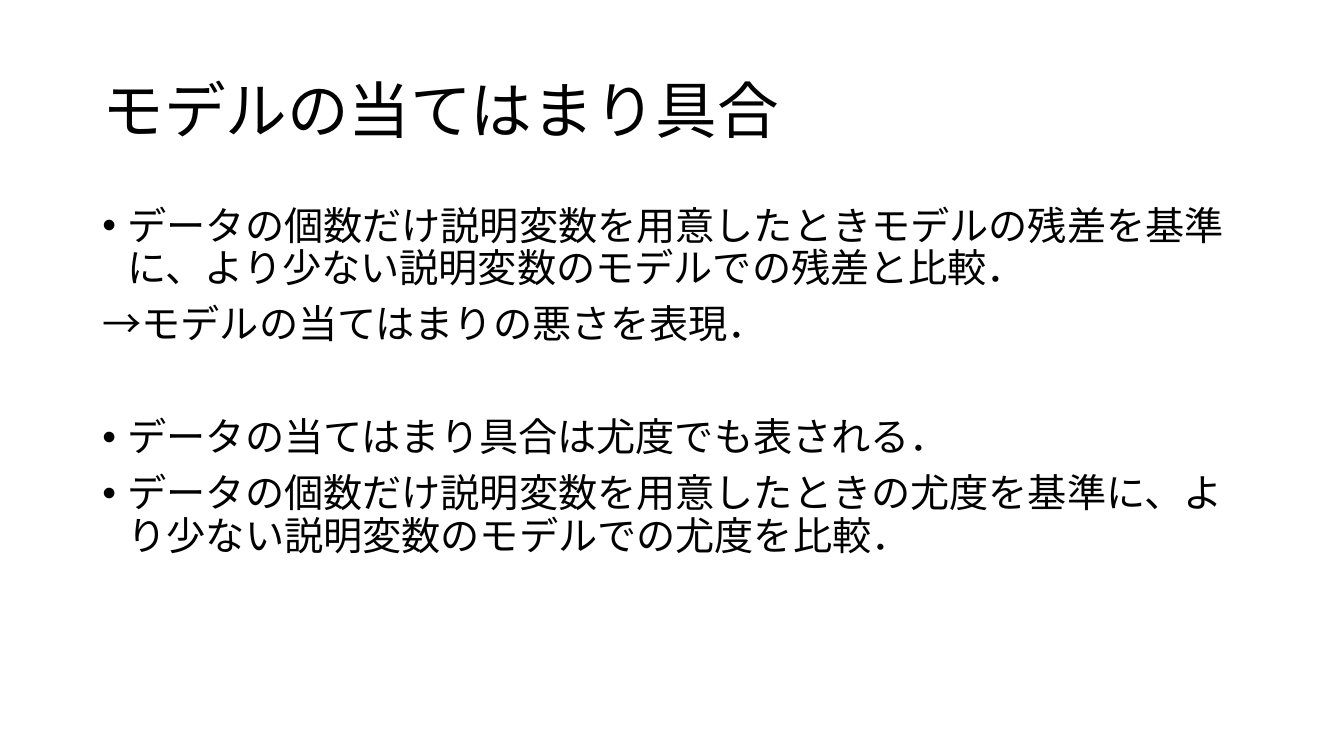
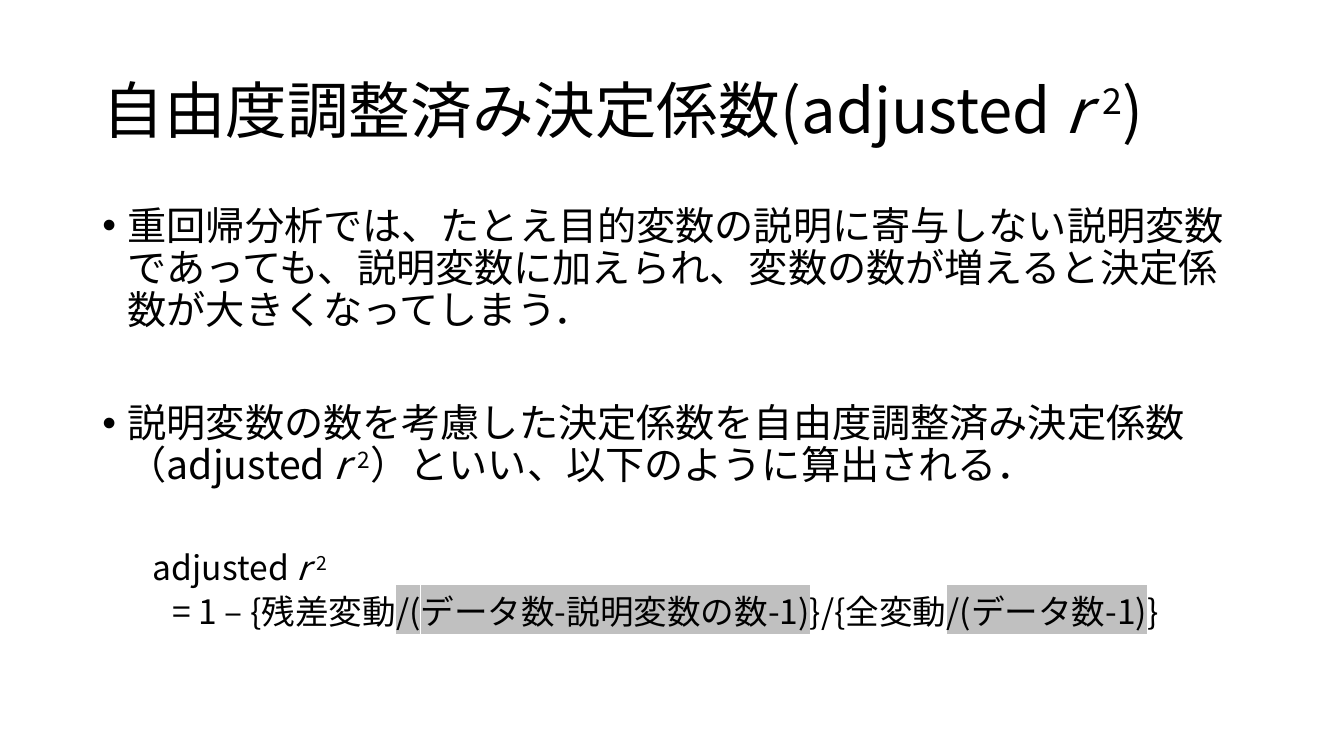
Before and after one commit to KoHMB/Shigen_kensyu_FRA, a slide deck: slide 6 of R/スライド/第26回.pptx (slide 3 before the commit). Drawn at 1344x756 pixels with LibreOffice and Linux fonts; fonts in the diff are those of the drawing. Boxes give left, top, right and bottom in pixels: in the first picture for what was removed or moved away, otherwise in the second. Text is boxed around its words. In the diff, an @@ line names an element or a change of style, - is before the commit and + after.

```diff
--- a/R/スライド/第26回.pptx
+++ b/R/スライド/第26回.pptx
@@ title at (102, 81, 1123, 148): text changed @@
-モデルの当てはまり具合
+自由度調整済み決定係数(adjusted r 2)
@@ text at (128, 207, 1224, 633): text changed @@
-• データの個数だけ説明変数を用意したときモデルの残差を基準に、より少ない説明変数のモデルでの残差と比較．
-→モデルの当てはまりの悪さを表現．
-• データの当てはまり具合は尤度でも表される．
-• データの個数だけ説明変数を用意したときの尤度を基準に、より少ない説明変数のモデルでの尤度を比較．
+• 重回帰分析では、たとえ目的変数の説明に寄与しない説明変数であっても、説明変数に加えられ、変数の数が増えると決定係数が大きくなってしまう．
+• 説明変数の数を考慮した決定係数を自由度調整済み決定係数（adjusted r 2）といい、以下のように算出される．
+  adjusted r 2
+  = 1 – {残差変動/(データ数-説明変数の数-1)}/{全変動/(データ数-1)}
```
Also in this commit, not shown: 1 other slide changed, 5 slides added, 6 slides removed, 21 other files.
